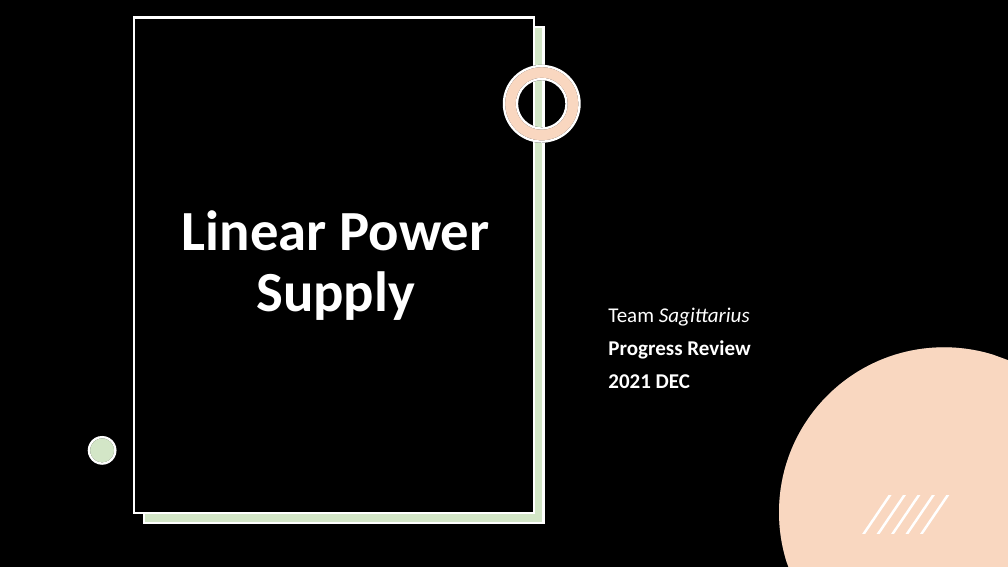
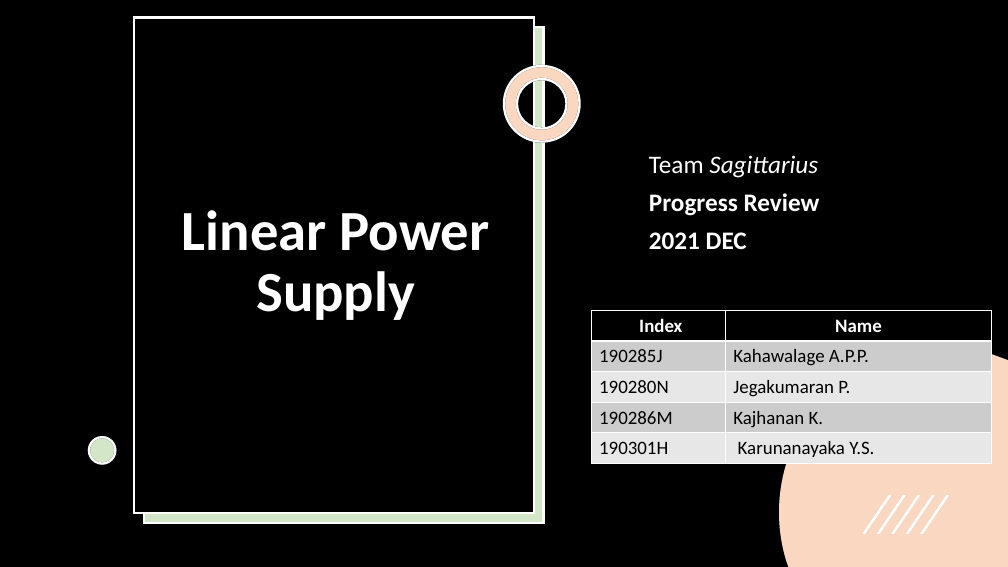
Before and after one commit to Team-Sagittarius-ENTC/Linear-Power-Supply, a slide deck: slide 1 of assignments_material/LPS-progress-review-december_2021.pptx. Drawn at 1008x567 pixels with LibreOffice and Linux fonts; fonts in the diff are those of the drawing. Boxes give left, top, right and bottom in pixels: in the first picture for what was removed or moved away, otherwise in the second. Text is boxed around its words. In the diff, an @@ line names an element or a change of style, - is before the commit and + after.

Commit message:
final pr

```diff
--- a/assignments_material/LPS-progress-review-december_2021.pptx
+++ b/assignments_material/LPS-progress-review-december_2021.pptx
@@ subtitle "Team Sagittarius": place and size @@
-subtitle "Team Sagittarius" at [608, 307, 750, 388]
+subtitle "Team Sagittarius" at [649, 155, 820, 249]
@@ subtitle "Team Sagittarius" at [649, 155, 820, 249]: size 20 to 24 pt @@
@@ table added at [592, 310, 992, 464], 5 rows, 2 columns @@
+Index | Name
+190285J | Kahawalage A.P.P.
+190280N | Jegakumaran P.
+190286M | Kajhanan K.
+190301H | Karunanayaka Y.S.
```
Also in this commit, not shown: 5 other slides changed.
